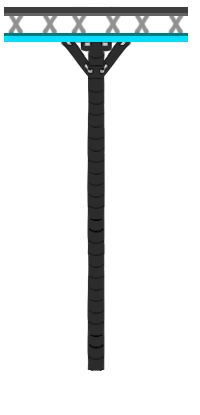
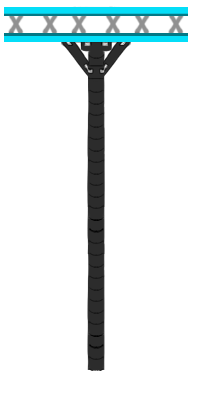
Revision of a layered 200x415 image; what changed, layer by layer:
painted on "Calque 5" over [71, 7, 122, 16]
painted on "Calque 15" over [4, 7, 76, 16]
painted on "Calque 14" over [116, 7, 188, 16]
